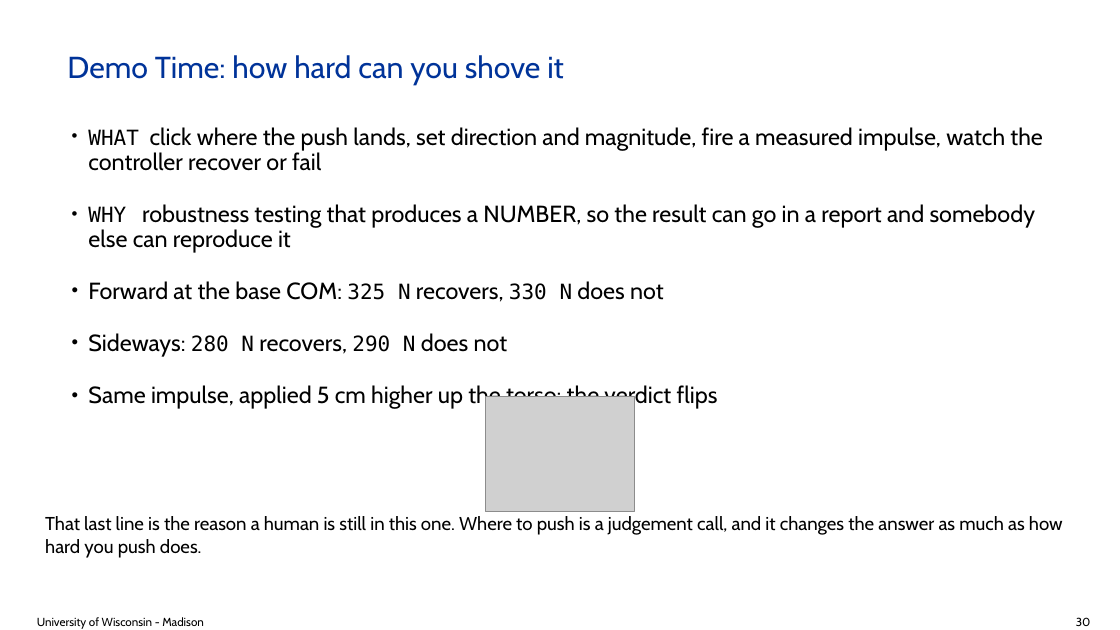
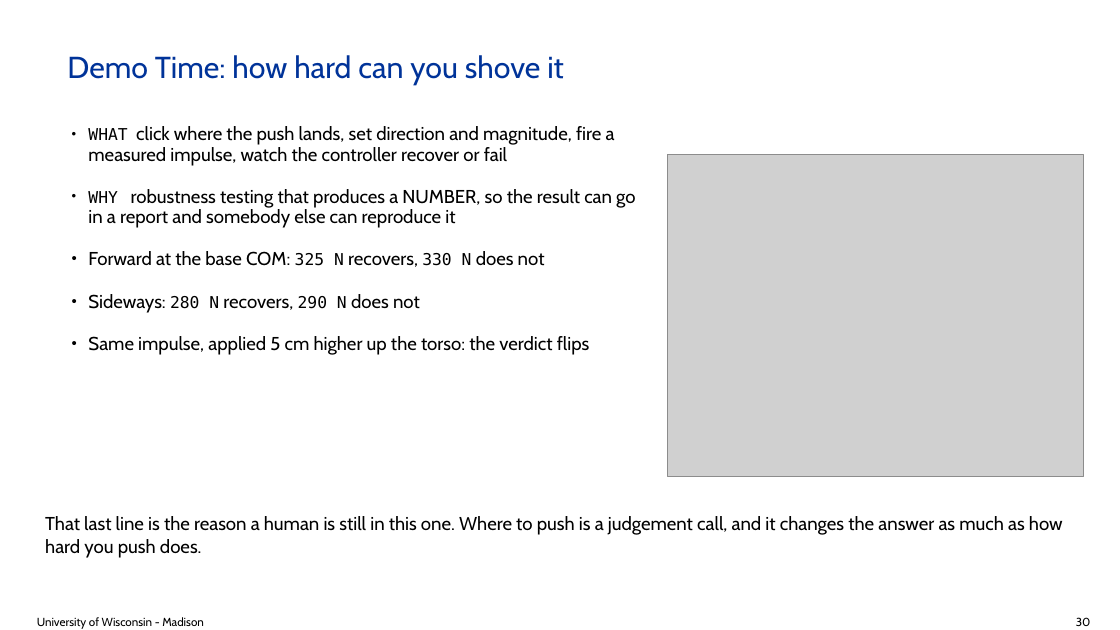
Before and after one commit to ksha23/chrono-hil-tutorial, a slide deck: slide 30 of tutorial_HIL_driver.pptx. Drawn at 1120x630 pixels with LibreOffice and Linux fonts; fonts in the diff are those of the drawing; grey boxes stand for pictures; background and template pictures are left out. Boxes give left, top, right and bottom in pixels: in the first picture for what was removed or moved away, otherwise in the second. Text is boxed around its words. In the diff, an @@ line names an element or a change of style, - is before the commit and + after.

Commit message:
One figure goes beside the text, not under it
A single portrait-ish image under a short bullet list wastes the entire right
half of the slide and comes out postage-stamp sized. Beside the text it gets
two to three times the area for nothing, so a lone figure now takes the right
column and the bullets wrap into a narrower one. Wide-and-short images are the
exception and stay below, where they can use the full width; so do rows of two
or more.

The narrowing had a trap in it. Setting width alone on an INHERITED placeholder
makes python-pptx write a partial xfrm, and the position collapses to the slide
origin, so the bullets landed on top of the title. All four geometry values now
get pinned, read from the inherited ones first.

```diff
--- a/tutorial_HIL_driver.pptx
+++ b/tutorial_HIL_driver.pptx
@@ text "WHAT click where the push ..." at bbox=[88, 126, 636, 355]: size 18 to 14 pt in "WHAT", "WHY", "325 N 330 N", "280 N 290 N"; size 20 to 16 pt; less space between paragraphs @@
@@ picture: place and size @@
-picture at bbox=[486, 397, 635, 512]
+picture at bbox=[668, 155, 1084, 476]
```
Also in this commit, not shown: 2 other slides changed, 2 other files.
